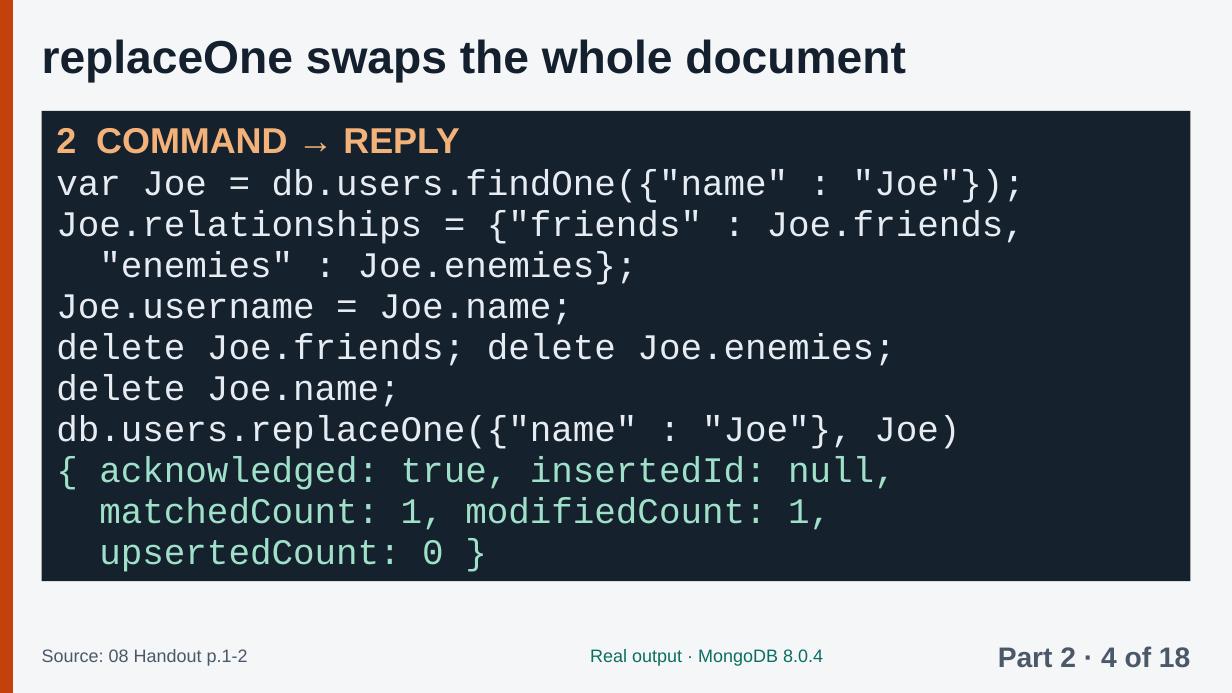
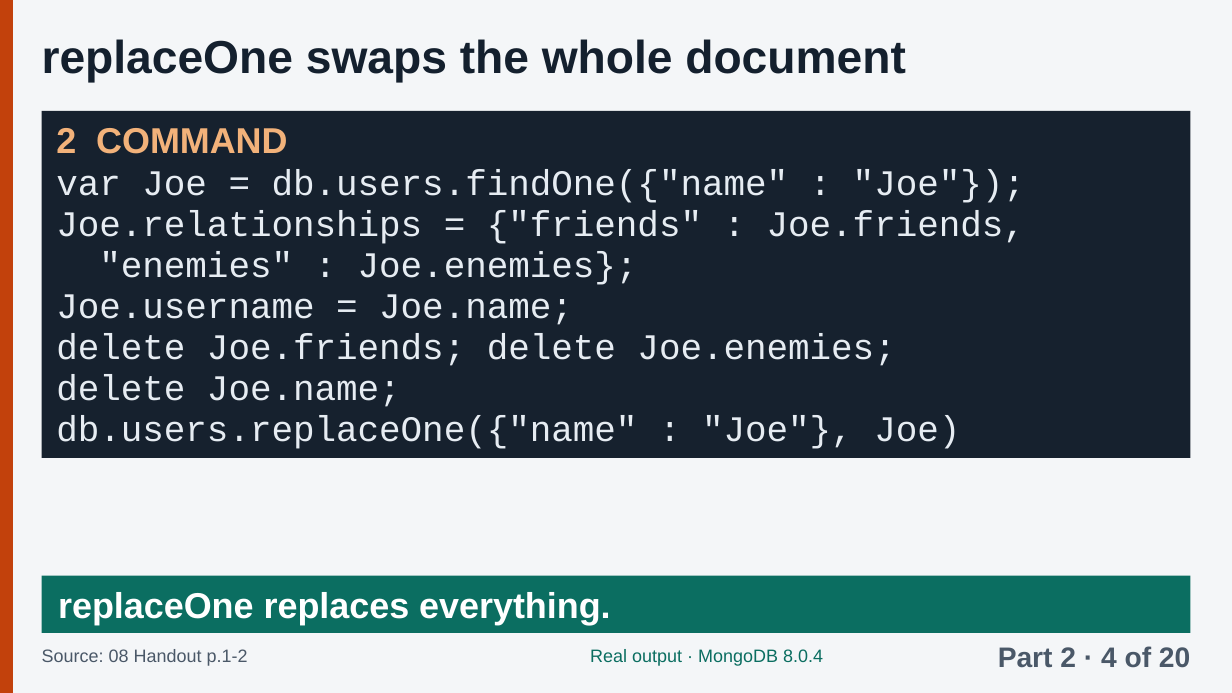
Before and after one commit to Tiredicey/ADBS, a slide deck: slide 21 of 01_FULL_DECK/ADBS_FULL_answer_key.pptx (slide 20 before the commit). Drawn at 1232x693 pixels with LibreOffice and Linux fonts; fonts in the diff are those of the drawing. Boxes give left, top, right and bottom in pixels: in the first picture for what was removed or moved away, otherwise in the second. Text is boxed around its words. In the diff, an @@ line names an element or a change of style, - is before the commit and + after.

```diff
--- a/01_FULL_DECK/ADBS_FULL_answer_key.pptx
+++ b/01_FULL_DECK/ADBS_FULL_answer_key.pptx
@@ rectangle: place and size @@
-rectangle at <box>42,111,1190,581</box>
+rectangle at <box>42,111,1190,458</box>
@@ text at <box>56,128,287,154</box>: text changed @@
-2 COMMAND → REPLY
+2 COMMAND
@@ text at <box>99,457,896,572</box>: paragraphs removed @@
-{ acknowledged: true, insertedId: null,
-matchedCount: 1, modifiedCount: 1,
-upsertedCount: 0 }
@@ rectangle added at <box>42,576,1190,633</box>, fill #0B6E61, 28 pt, text #FFFFFF, bold @@
+replaceOne replaces everything.
@@ text at <box>998,646,1190,668</box>: text changed @@
-Part 2 · 4 of 18
+Part 2 · 4 of 20
```
Also in this commit, not shown: 40 other slides changed, 4 slides added, 3 other files.
